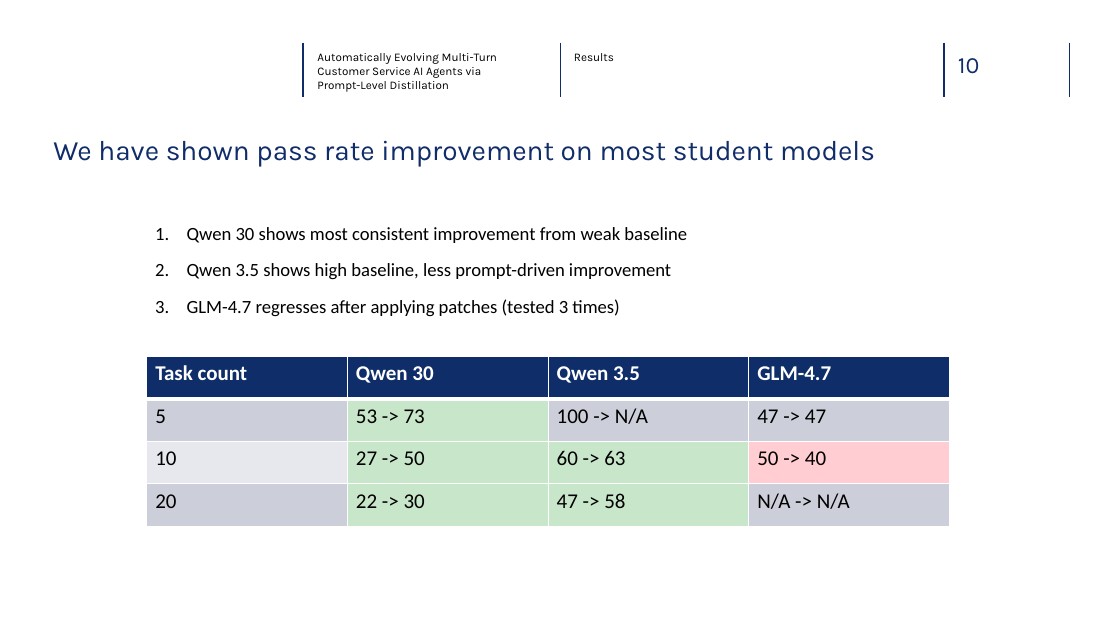
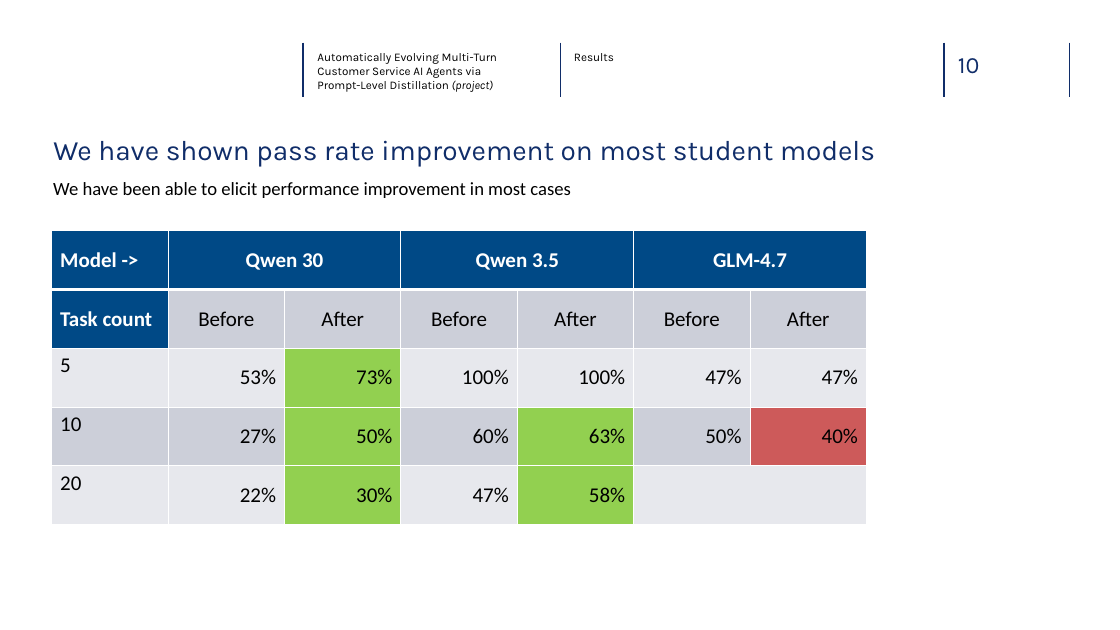
Before and after one commit to glebdementev/tau-evo, a slide deck: slide 11 of slides/defense.pptx. Drawn at 1120x630 pixels with LibreOffice and Linux fonts; fonts in the diff are those of the drawing; background and template pictures are left out. Boxes give left, top, right and bottom in pixels: in the first picture for what was removed or moved away, otherwise in the second. Text is boxed around its words. In the diff, an @@ line names an element or a change of style, - is before the commit and + after.

```diff
--- a/slides/defense.pptx
+++ b/slides/defense.pptx
@@ text at <box>317,53,497,92</box>: text changed @@
-Automatically Evolving Multi-Turn
-Customer Service AI Agents via Prompt-Level Distillation
+Automatically Evolving Multi-Turn
+Customer Service AI Agents via Prompt-Level Distillation (project)
@@ text at <box>53,182,570,198</box>: text changed @@
-1. Qwen 30 shows most consistent improvement from weak baseline
-2. Qwen 3.5 shows high baseline, less prompt-driven improvement
-3. GLM-4.7 regresses after applying patches (tested 3 times)
+We have been able to elicit performance improvement in most cases
@@ table at <box>52,231,870,525</box> @@
-Task count | Qwen 30 | Qwen 3.5 | GLM-4.7
-5 | 53 -> 73 | 100 -> N/A | 47 -> 47
-10 | 27 -> 50 | 60 -> 63 | 50 -> 40
-20 | 22 -> 30 | 47 -> 58 | N/A -> N/A
+Model -> | Qwen 30 |  | Qwen 3.5 |  | GLM-4.7 | 
+Task count | Before | After | Before | After | Before | After
+5 | 53% | 73% | 100% | 100% | 47% | 47%
+10 | 27% | 50% | 60% | 63% | 50% | 40%
+20 | 22% | 30% | 47% | 58% |  | 
@@ table: place and size @@
-table at <box>147,356,950,526</box>
+table at <box>52,231,870,525</box>
```
Also in this commit, not shown: 13 other slides changed, 2 slides added, 2 slides removed, 19 other files.
